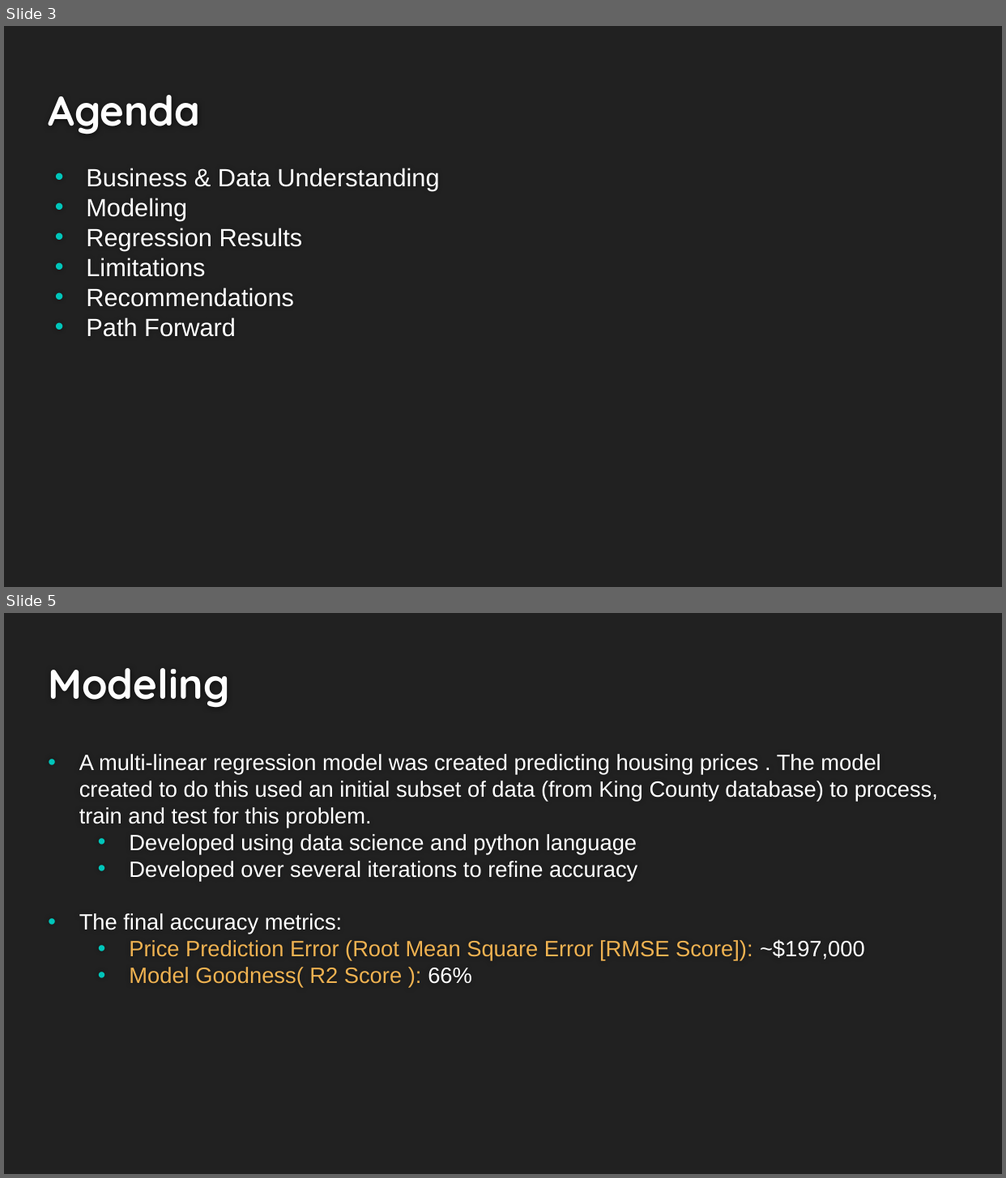
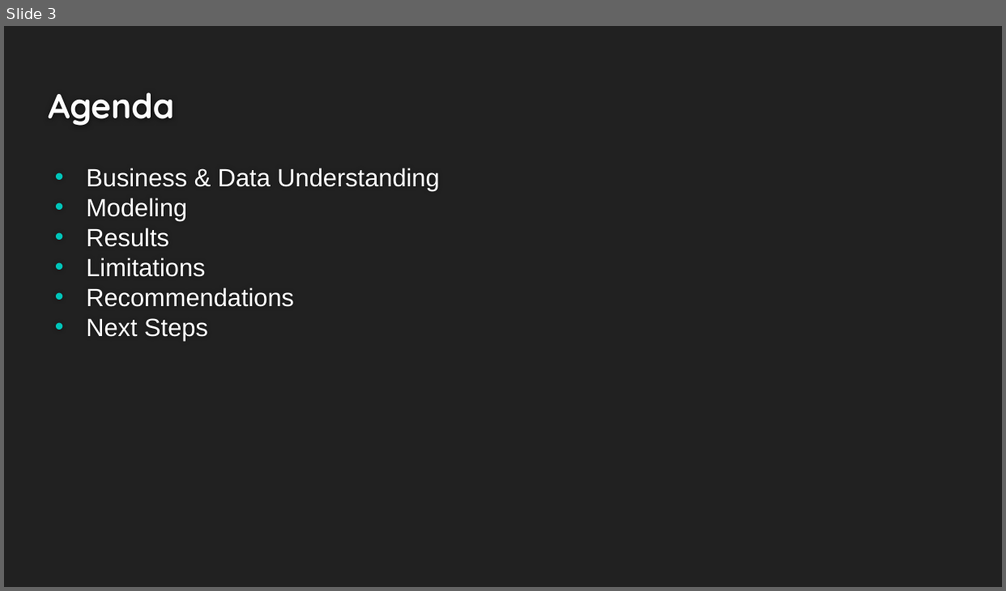
Before and after one commit to Dmvinedata/Paris_Housing_P3, a slide deck: Phase3_Project_Presentation_DJackson.pptx. Shown one above the other, each under a label of ours: slides 3 and 5 before the commit, slide 3 after it; the slides between them are not shown. The pictures are 1006x1178 and 1006x591 pixels, drawn with LibreOffice and Linux fonts; fonts in the diff are those of the drawing. Boxes give left, top, right and bottom in pixels: in the first picture for what was removed or moved away, otherwise in the second. Text is boxed around its words. In the diff, an @@ line names an element or a change of style, - is before the commit and + after.

```diff
--- a/Phase3_Project_Presentation_DJackson.pptx
+++ b/Phase3_Project_Presentation_DJackson.pptx
@@ slide 5 removed at [4,613,1002,1174], background #212121 @@
@@ title removed at [48,668,229,708] @@
-Modeling
@@ text removed at [79,754,938,988] @@
-          • A multi-linear regression model was created predicting housing prices . The model created to do this used an initial subset of data (from King County database) to process, train and test for this problem.
-            • Developed using data science and python language
-            • Developed over several iterations to refine accuracy
-          • The final accuracy metrics:
-            • Price Prediction Error (Root Mean Square Error [RMSE Score]): ~$197,000
-            • Model Goodness( R2 Score ): 66%
@@ slide 3 changed as well @@
@@ title "Agenda" at [48,92,174,126]: size 30 to 24.9 pt @@
@@ text at [86,228,169,247]: text changed @@
-• Regression Results
+• Results
@@ text at [86,318,208,340]: text changed @@
-• Path Forward
+• Next Steps
```
Also in this commit, not shown: 5 other slides changed, 6 slides added, 5 other slides removed, 5 other files.
